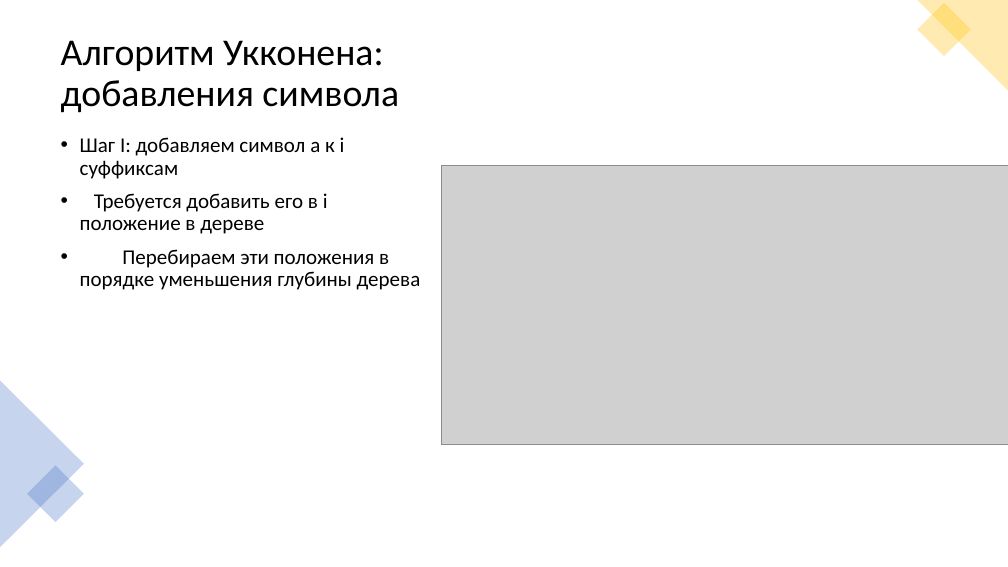
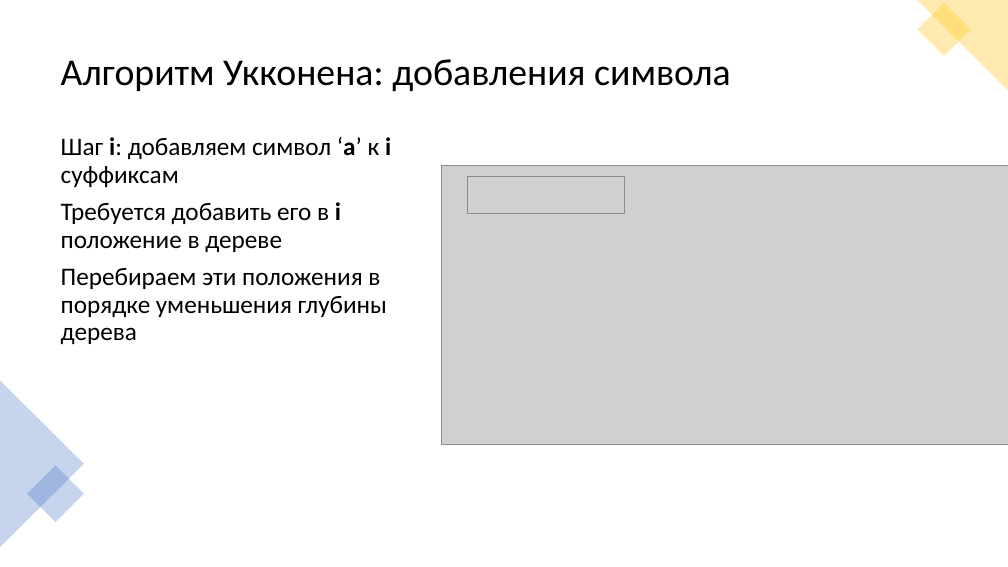
Before and after one commit to Pompon-Den/Suff-Tree-Algorithm-Ykkonen, a slide deck: slide 8 of Algorithm Ykkonena.pptx. Drawn at 1008x567 pixels with LibreOffice and Linux fonts; fonts in the diff are those of the drawing; grey boxes stand for pictures. Boxes give left, top, right and bottom in pixels: in the first picture for what was removed or moved away, otherwise in the second. Text is boxed around its words. In the diff, an @@ line names an element or a change of style, - is before the commit and + after.

```diff
--- a/Algorithm Ykkonena.pptx
+++ b/Algorithm Ykkonena.pptx
@@ title "Алгоритм Укконена: добавления символа" rewrapped from [61,40,399,113] to [61,59,731,92] @@
@@ text at [61,137,391,187]: text changed; size 20 to 24 pt @@
-• Шаг I: добавляем символ a к i суффиксам
+Шаг i: добавляем символ ‘a’ к i суффиксам
@@ picture added at [467,177,625,214] @@
@@ text at [61,202,387,344]: size 20 to 24 pt in "Требуется добавить его в i положение в ...", "Перебираем эти положения в порядке уменьшения глубины ..."; bold on in "i"; bullet • to none @@
```
Also in this commit, not shown: 11 other slides changed, 1 slide removed, 1 other file.
